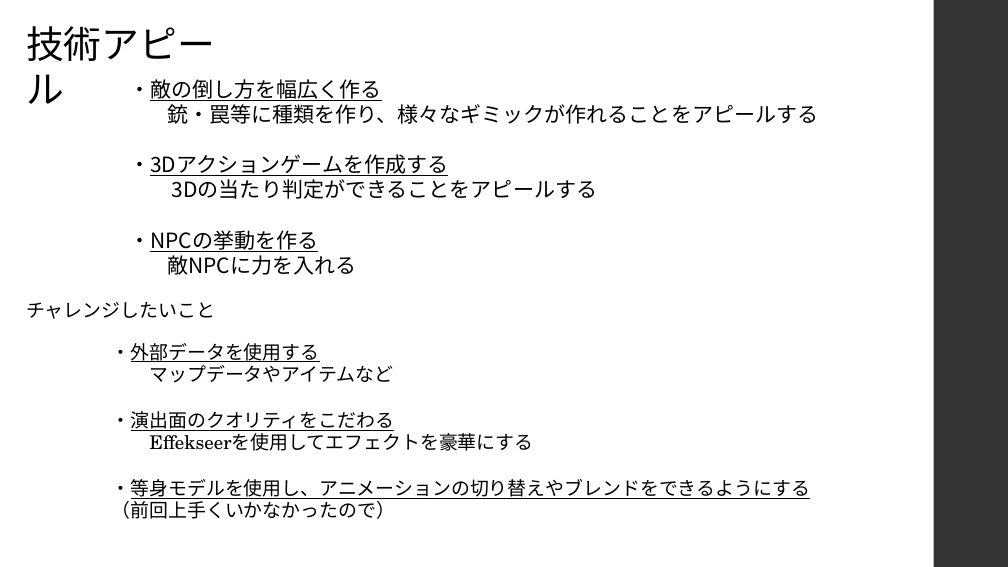
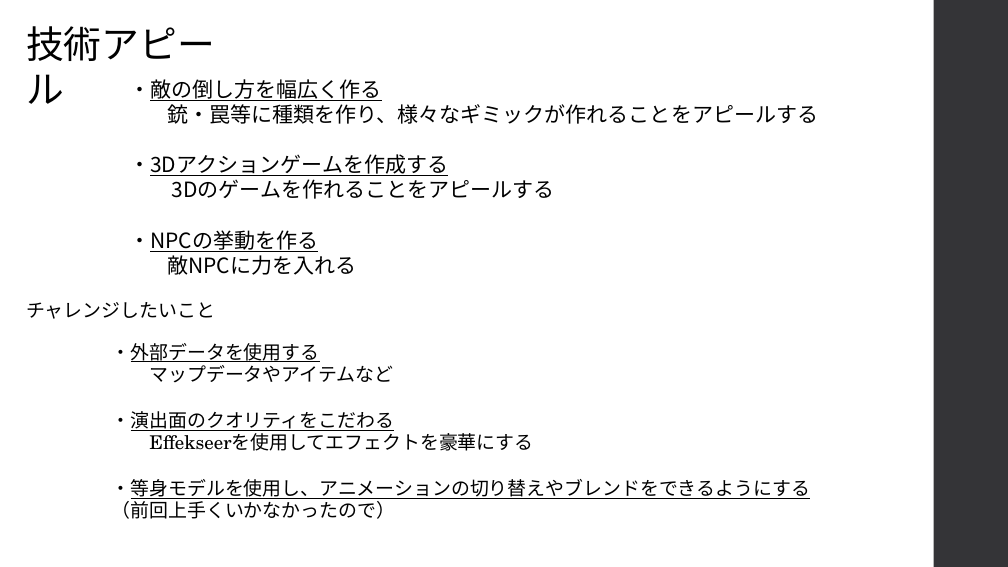
Before and after one commit to kakisawa/ProductionWork, a slide deck: slide 5 of 3DGame_3_NamelessGame/NamelessGame_企画書.pptx. Drawn at 1008x567 pixels with LibreOffice and Linux fonts; fonts in the diff are those of the drawing. Boxes give left, top, right and bottom in pixels: in the first picture for what was removed or moved away, otherwise in the second. Text is boxed around its words. In the diff, an @@ line names an element or a change of style, - is before the commit and + after.

```diff
--- a/3DGame_3_NamelessGame/NamelessGame_企画書.pptx
+++ b/3DGame_3_NamelessGame/NamelessGame_企画書.pptx
@@ text at <box>172,179,555,199</box>: text changed @@
-3Dの当たり判定ができることをアピールする
+3Dのゲームを作れることをアピールする
```
Also in this commit, not shown: 16 other files.
